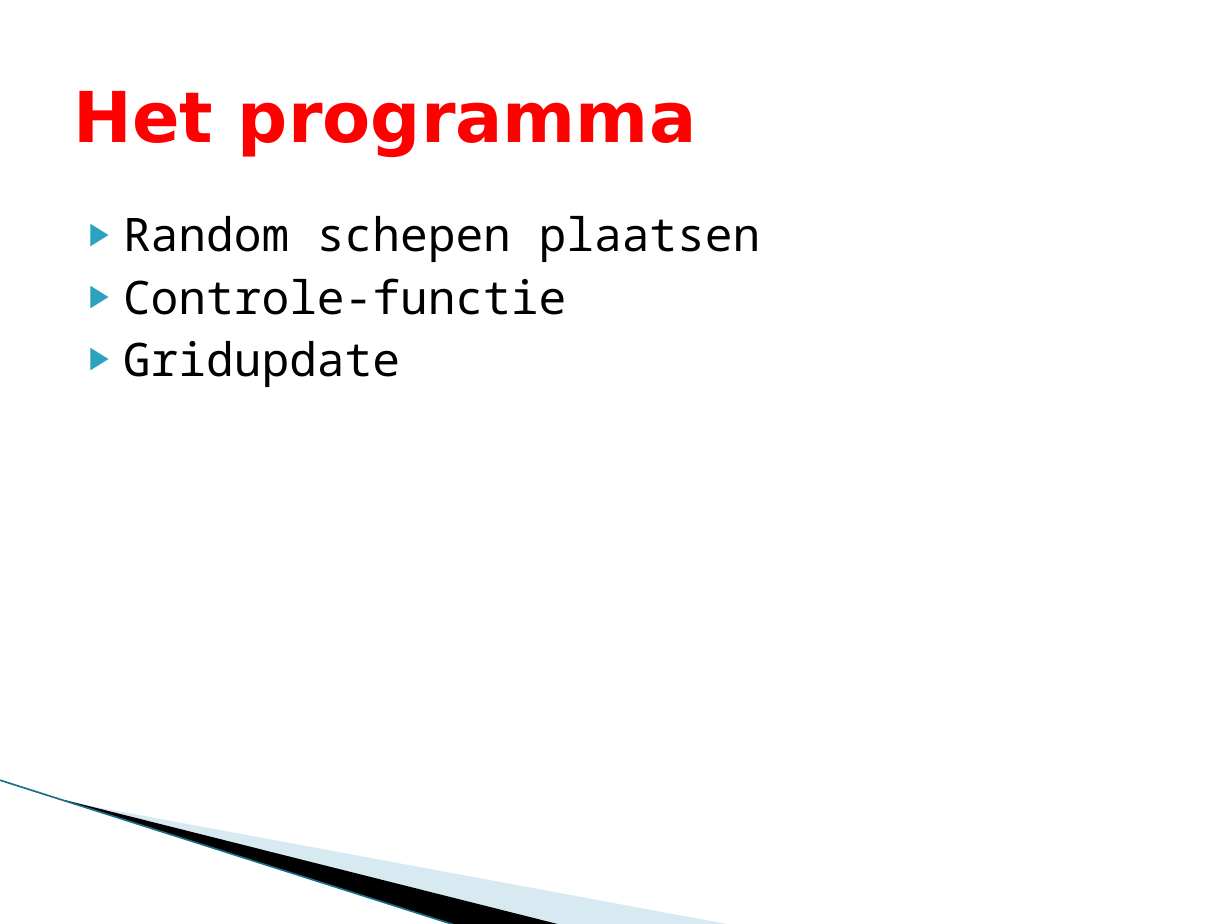
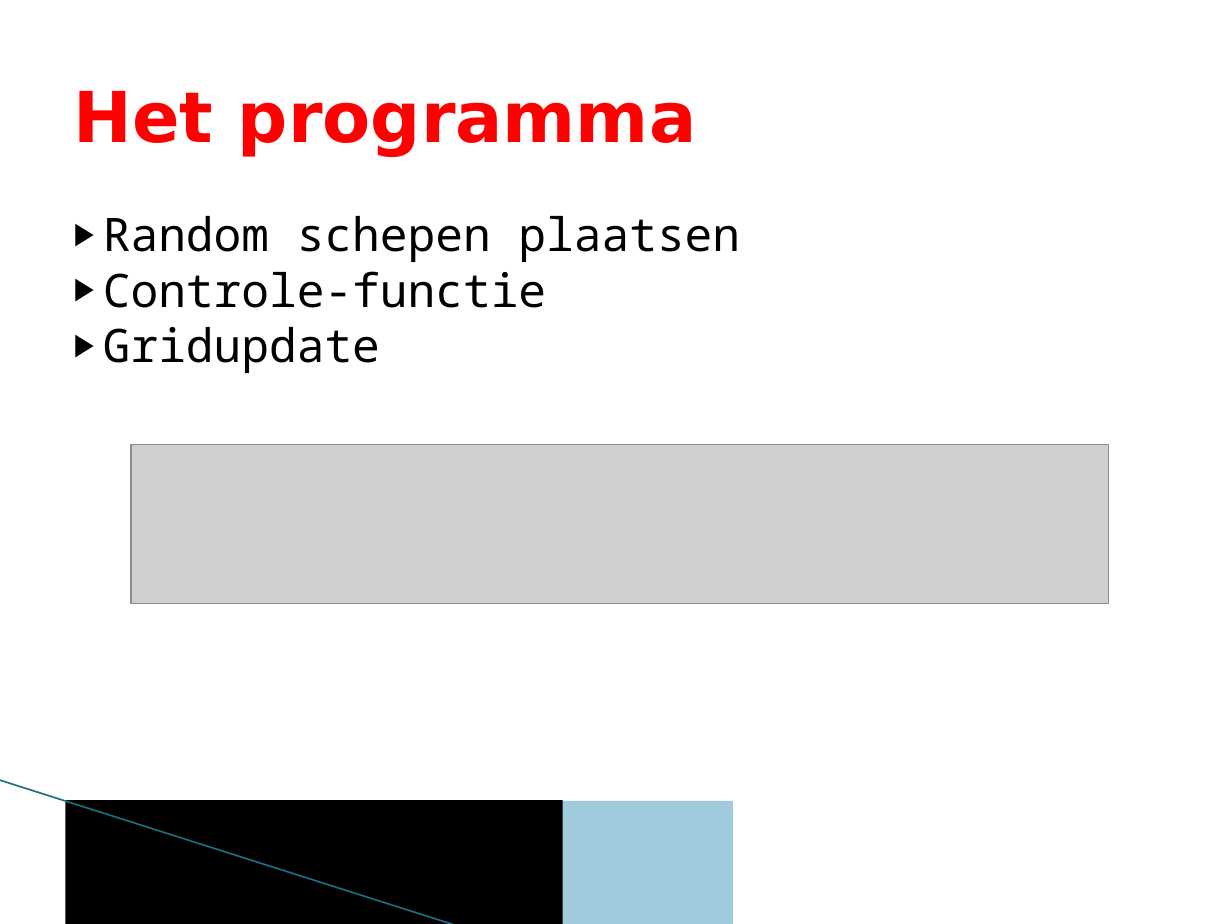
Before and after one commit to zuki95/gevpro-project--teamoptimel-, a slide deck: slide 4 of presentatie.pptx. Drawn at 1232x924 pixels with LibreOffice and Linux fonts; fonts in the diff are those of the drawing; grey boxes stand for pictures; background and template pictures are left out. Boxes give left, top, right and bottom in pixels: in the first picture for what was removed or moved away, otherwise in the second. Text is boxed around its words. In the diff, an @@ line names an element or a change of style, - is before the commit and + after.

```diff
--- a/presentatie.pptx
+++ b/presentatie.pptx
@@ text "Random schepen plaatsen" at [103,216,740,373]: text colour #282828 to #000000; indent changed; less space between paragraphs @@
@@ picture added at [131,445,1109,604] @@
@@ line (0, 780) - (457, 924): stroke #97C5D8 0.95 pt to #196F85 0.96 pt @@
@@ freeform shape removed at [65,800,563,924] @@
@@ rectangle added at [65,800,563,924], fill #000000 @@
@@ freeform shape removed at [68,801,733,924] @@
@@ rectangle added at [68,801,733,924], fill #9FCBDC @@
```
Also in this commit, not shown: 3 other slides changed.
